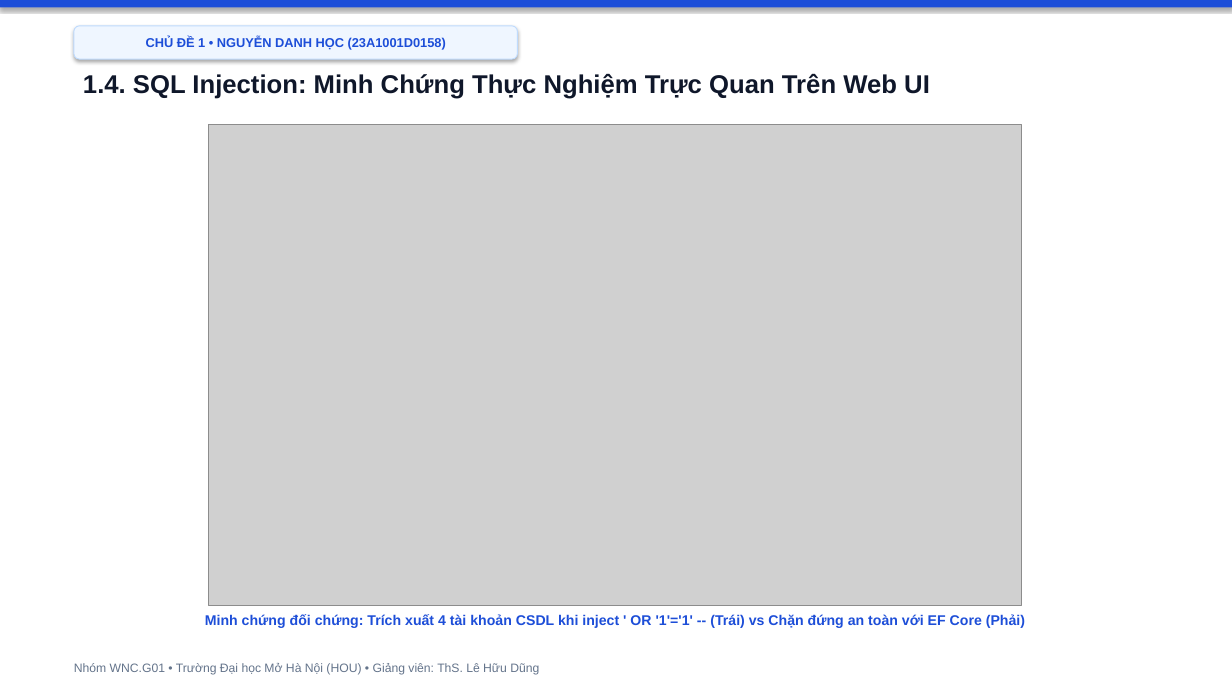
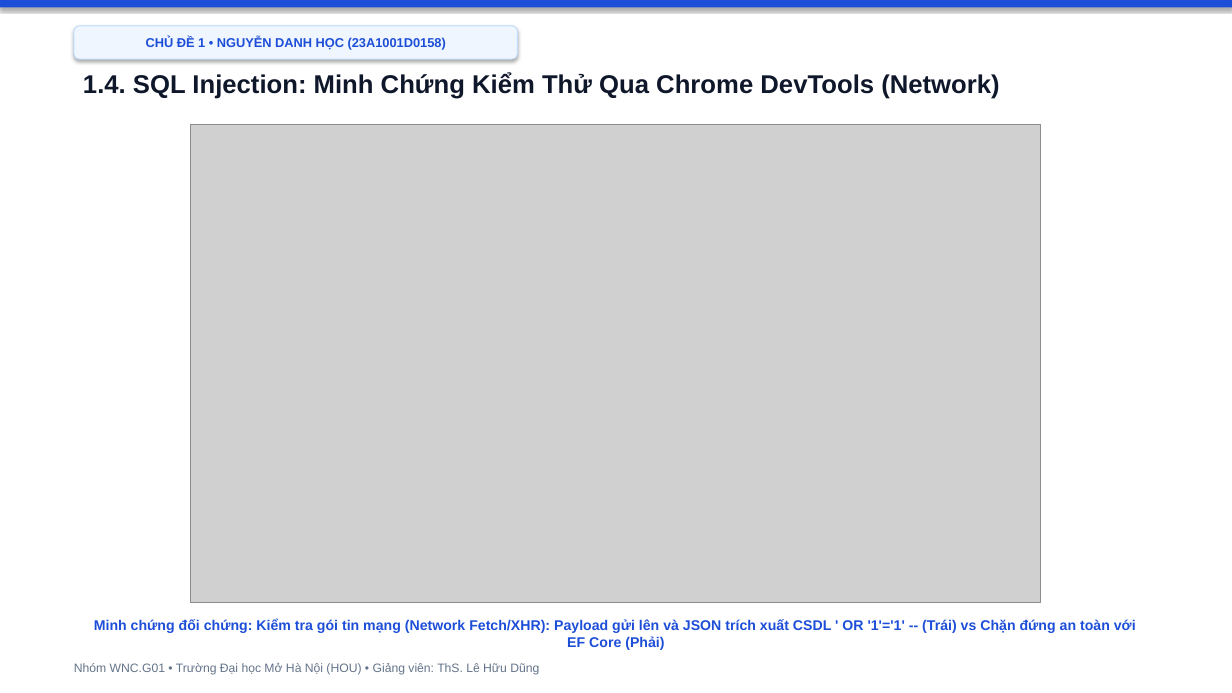
Before and after one commit to hocjsoo/OWASP_Demo, a slide deck: slide 5 of Slide_OWASP_Top3_Nhom_WNC_G01.pptx. Drawn at 1232x693 pixels with LibreOffice and Linux fonts; fonts in the diff are those of the drawing; grey boxes stand for pictures. Boxes give left, top, right and bottom in pixels: in the first picture for what was removed or moved away, otherwise in the second. Text is boxed around its words. In the diff, an @@ line names an element or a change of style, - is before the commit and + after.

Commit message:
feat: embed crystal-clear Chrome DevTools inspector views (Network, Application, Headers) into slides 5, 11, and 16

```diff
--- a/Slide_OWASP_Top3_Nhom_WNC_G01.pptx
+++ b/Slide_OWASP_Top3_Nhom_WNC_G01.pptx
@@ text at [83, 72, 999, 99]: text changed @@
-1.4. SQL Injection: Minh Chứng Thực Nghiệm Trực Quan Trên Web UI
+1.4. SQL Injection: Minh Chứng Kiểm Thử Qua Chrome DevTools (Network)
@@ picture: place and size @@
-picture at [209, 125, 1022, 605]
+picture at [190, 125, 1041, 603]
@@ text at [94, 619, 1136, 650]: text changed @@
-Minh chứng đối chứng: Trích xuất 4 tài khoản CSDL khi inject ' OR '1'='1' -- (Trái) vs Chặn đứng an toàn với EF Core (Phải)
+Minh chứng đối chứng: Kiểm tra gói tin mạng (Network Fetch/XHR): Payload gửi lên và JSON trích xuất CSDL ' OR '1'='1' -- (Trái) vs Chặn đứng an toàn với EF Core (Phải)
```
Also in this commit, not shown: 2 other slides changed, 16 other files.
